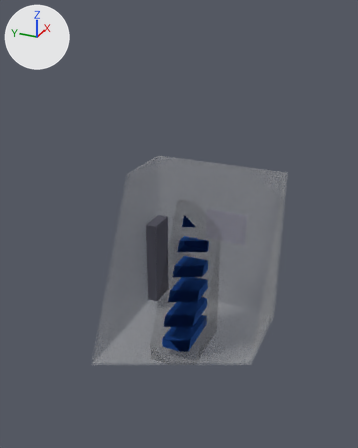
Two versions of the glTF model assemblies/compute-container/defense-ac-h100/assembly-exploded.glb, one commit apart.
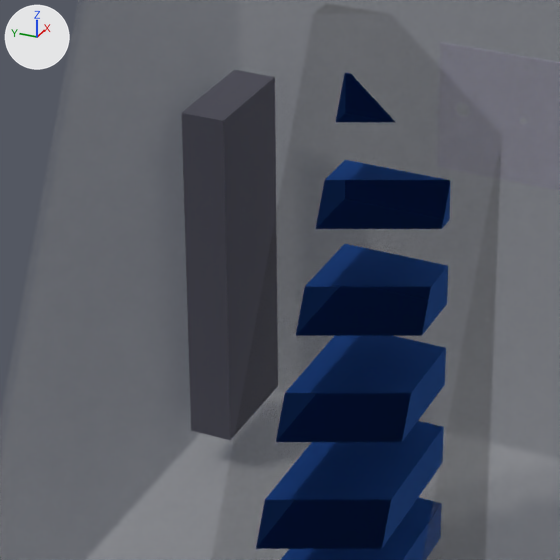
There are two pictures of each version: one whole from a 50 mm camera at (-6535.0, -2820.0, 5585.0) aimed at (-55.0, 95.0, 2345.0), one close up on the part from 29% to 65% of the width and 44% to 74% of the height. Every picture has the same lights, and +X, +Y and +Z are marked at upper left. The first two pictures are the older version. Everything nearer to the camera than a plane just in front of the edit is cut away. Where no turn or scale is listed for an object, it has been applied to the vertices. Vertices at exactly the same position are counted once.

The first close-up shows 'CMP-NODE-002#1', 'CMP-NODE-002#2', 'CMP-NODE-002#3', 'CMP-NODE-002#4', 'CMP-NODE-002#5', 'CMP-NODE-002#6', 'CMP-PNL-001', 'CMP-RACK-001', 'container_shell'.
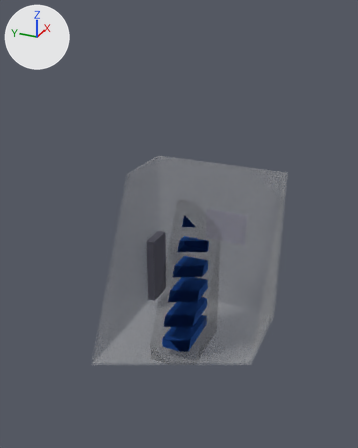
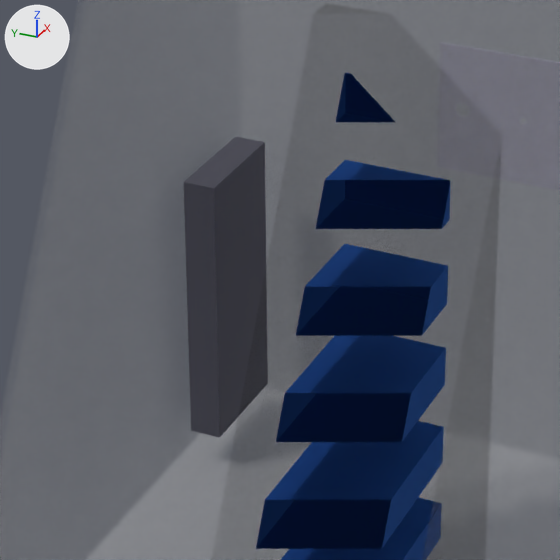
Changed parts and their boxes (x1, y1, x2, y2) in the close-ups (560 x 560 px):
'CMP-PNL-001', reshaped, moved (14% narrower, 19% shorter)
    before: (181, 70, 276, 440)
    after: (184, 137, 266, 438)

The edits, one by one:
me_cmp_pnl_001 is used by ob_cmp_pnl_001; location (1000.0, 1018.0, 1000.0).
me_cmp_pnl_001 had 8 vertices, 12 faces and spanned x -254.0..254.0, y -100.0..100.0, z -800.0..800.0.
me_cmp_pnl_001 now has 8 vertices, 12 faces and spans x -254.0..254.0, y -73.0..73.0, z -635.0..635.0.
me_cmp_pnl_001 part 1: the whole mesh is rebuilt.
Object 'CMP-PNL-001' (ob_cmp_pnl_001) moves from (1000.0, 1018.0, 1000.0) to (1000.0, 1045.0, 835.0).
